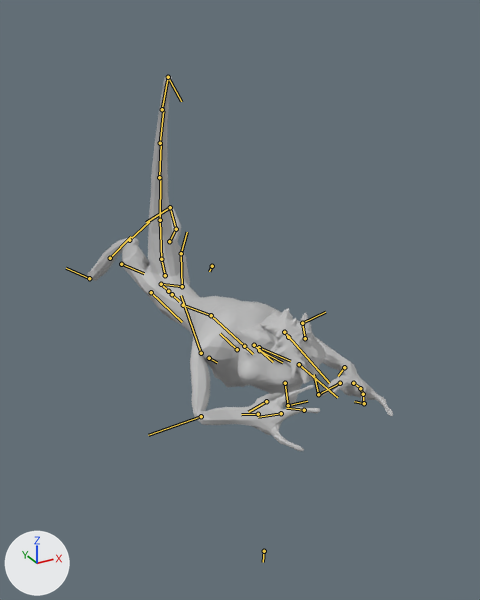
The FBX model Lilla_Spel/Lilla_Spel/Assets/Files/Dive.fbx, before and after one commit.
Camera for both pictures: a 50 mm lens placed at (-0.0331, -0.0801, 0.0238), pointed at (0.0022, -0.0158, -0.0083). The lights are fixed; the arrows at lower left show +X, +Y and +Z. Both versions are drawn at frame 23 of the action 'Take 001'; the numbers are the values there. The bones that bend it are drawn over the model as lines.

Objects in the first picture: 'Character'.
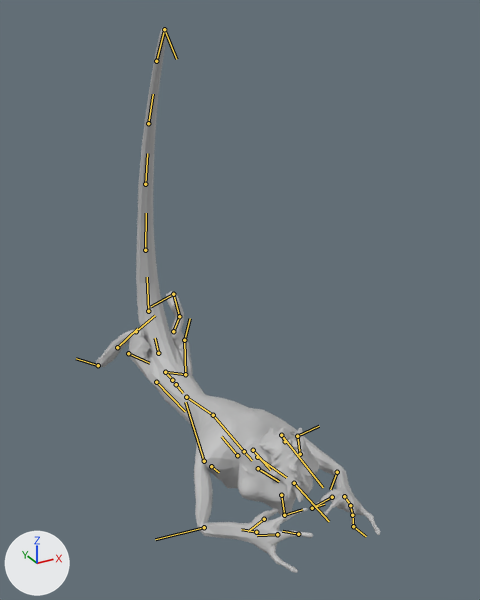
Where the change shows, as pixel boxes [x1, y1, x2, y2] in the pictures (480 x 600 px):
'Character', posed (7% narrower, 45% taller): before [87, 75, 393, 451]; after [96, 27, 380, 573]
bone 'Root_DIVE', root to tip: before (172, 294) to (179, 301); after (176, 384) to (183, 393)
bone 'Tail_Start', root to tip: before (165, 275) to (161, 259); after (158, 353) to (155, 338)
bone 'Tail_1', root to tip: before (161, 259) to (160, 220); after (148, 311) to (147, 277)
bone 'Tail_2', root to tip: before (160, 220) to (160, 178); after (145, 250) to (146, 213)
bone 'Tail_3', root to tip: before (159, 177) to (161, 143); after (145, 184) to (147, 153)
bone 'Tail_4', root to tip: before (160, 143) to (163, 111); after (148, 123) to (153, 94)
bone 'Tail_5', root to tip: before (162, 109) to (168, 77); after (156, 61) to (164, 29)

The change in detail:
Bone 'Root_DIVE' (bone_root_dive) moves from (0.0, -2.27, 0.0) to (0.0, -3.73, 0.0).
Bone 'Tail_Start' (bone_tail_start) moves from (0.0, 0.0, 0.0) to (0.0, 0.16, 0.41).
Bone 'Tail_Start' (bone_tail_start) turns from (6, 0, 0) to (8, 0, 0) degrees about its own x, y and z.
Bone 'Tail_1' (bone_tail_1) moves from (0.0, 0.0, 0.0) to (0.0, 0.41, -0.16).
Bone 'Tail_1' (bone_tail_1) turns from (6, 0, 0) to (8, 0, 0) degrees about its own x, y and z.
Bone 'Tail_2' (bone_tail_2) moves from (0.0, 0.0, 0.0) to (0.0, 0.44, -0.01).
Bone 'Tail_2' (bone_tail_2) turns from (6, 0, 0) to (8, 0, 0) degrees about its own x, y and z.
Bone 'Tail_3' (bone_tail_3) moves from (0.0, 0.0, 0.0) to (0.01, 0.44, 0.0).
Bone 'Tail_3' (bone_tail_3) turns from (6, 0, 0) to (8, 0, 0) degrees about its own x, y and z.
Bone 'Tail_4' (bone_tail_4) moves from (0.0, 0.0, 0.0) to (-0.01, 0.44, 0.0).
Bone 'Tail_4' (bone_tail_4) turns from (6, 0, 0) to (8, 0, 0) degrees about its own x, y and z.
Bone 'Tail_5' (bone_tail_5) moves from (0.0, 0.0, 0.0) to (-0.01, 0.44, 0.0).
Bone 'Tail_5' (bone_tail_5) turns from (6, 0, 0) to (8, 0, 0) degrees about its own x, y and z.
